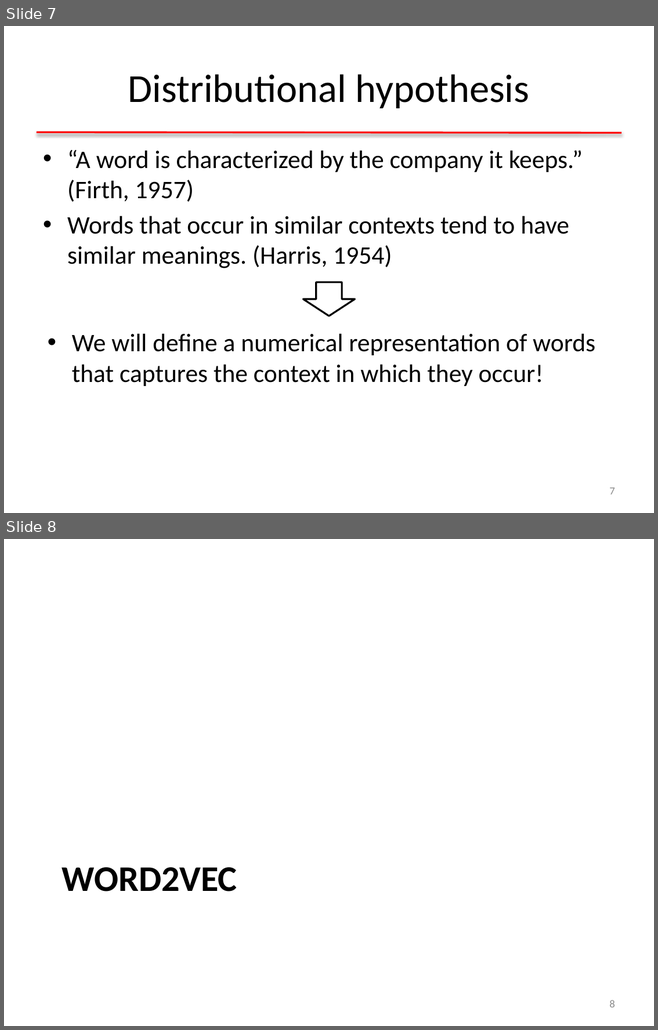
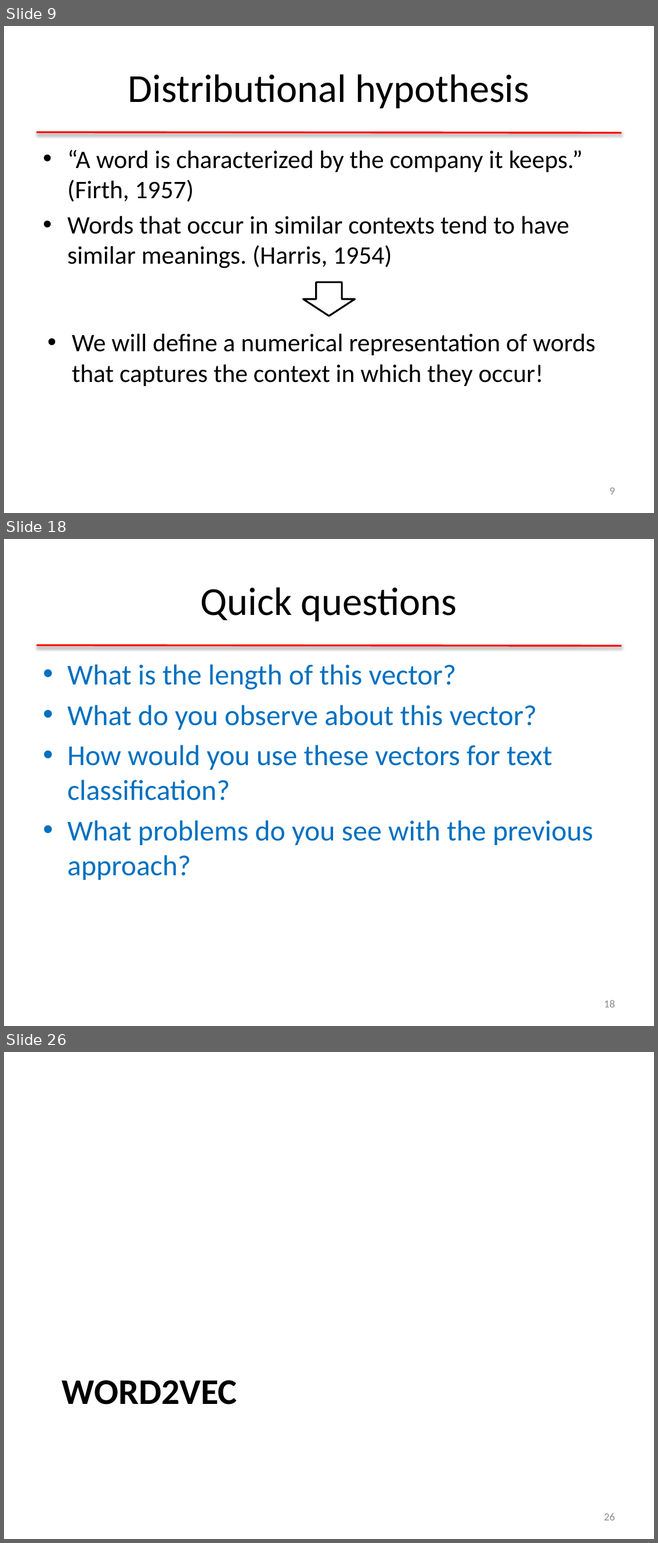
Before and after one commit to clulab/gentlenlp, a slide deck: docs/slides/nnintro-ch8-dist.pptx. Shown one above the other, each under a label of ours: slides 7 and 8 before the commit, slides 9, 18 and 26 after it; the slides between them are not shown. The pictures are 658x1030 and 658x1543 pixels, drawn with LibreOffice and Linux fonts; fonts in the diff are those of the drawing. Boxes give left, top, right and bottom in pixels: in the first picture for what was removed or moved away, otherwise in the second. Text is boxed around its words. In the diff, an @@ line names an element or a change of style, - is before the commit and + after.

```diff
--- a/docs/slides/nnintro-ch8-dist.pptx
+++ b/docs/slides/nnintro-ch8-dist.pptx
@@ slide 18 added at [4,539,654,1026], background #FFFFFF; not listed: 1 template element that a slide beside it also shows @@
@@ title added at [201,587,457,621], 44 pt, text #000000 @@
+Quick questions
@@ text added at [67,664,593,880], 32 pt, text #0070C0 @@
+• What is the length of this vector?
+• What do you observe about this vector?
+• How would you use these vectors for text classification?
+• What problems do you see with the previous approach?
@@ page number added at [604,1000,615,1008], 12 pt, text #8C8C8C @@
+18
@@ what was slide 7 is now slide 9 @@
@@ page number at [609,488,614,495]: text changed @@
-7
+9
@@ what was slide 8 is now slide 26 @@
@@ page number at [604,1513,615,1521]: text changed @@
-8
+26
```
Also in this commit, not shown: 4 slides changed, 17 other slides added, 1 slide removed, 2 other files.
